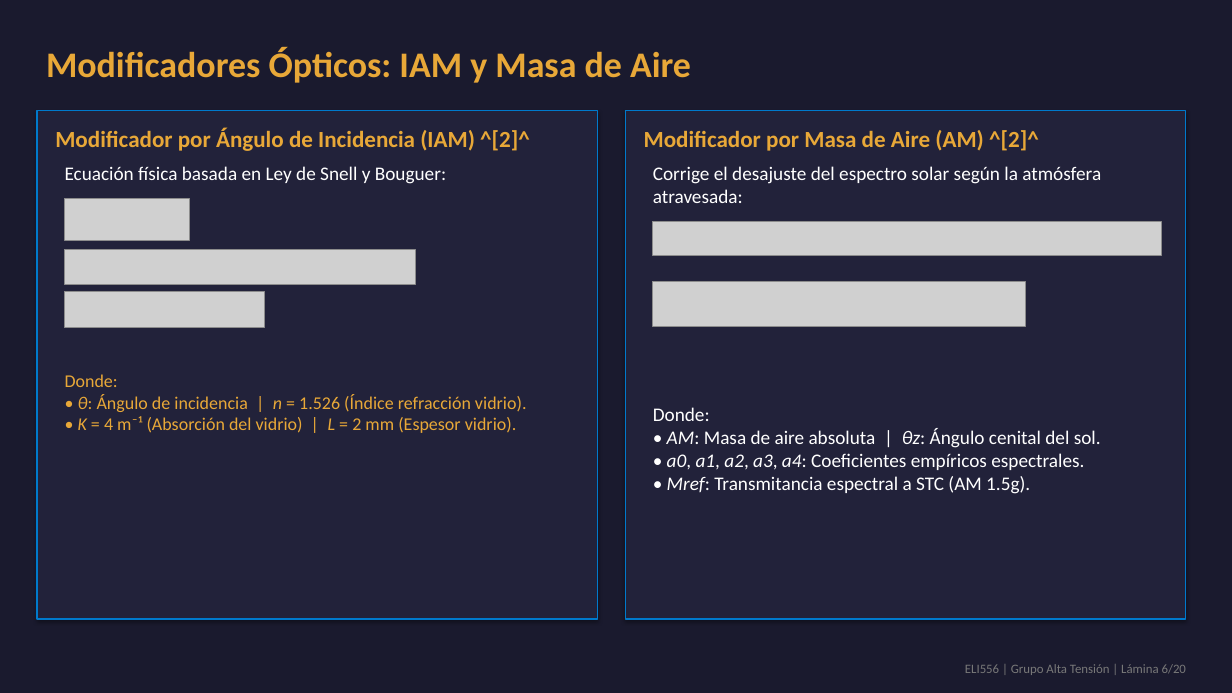
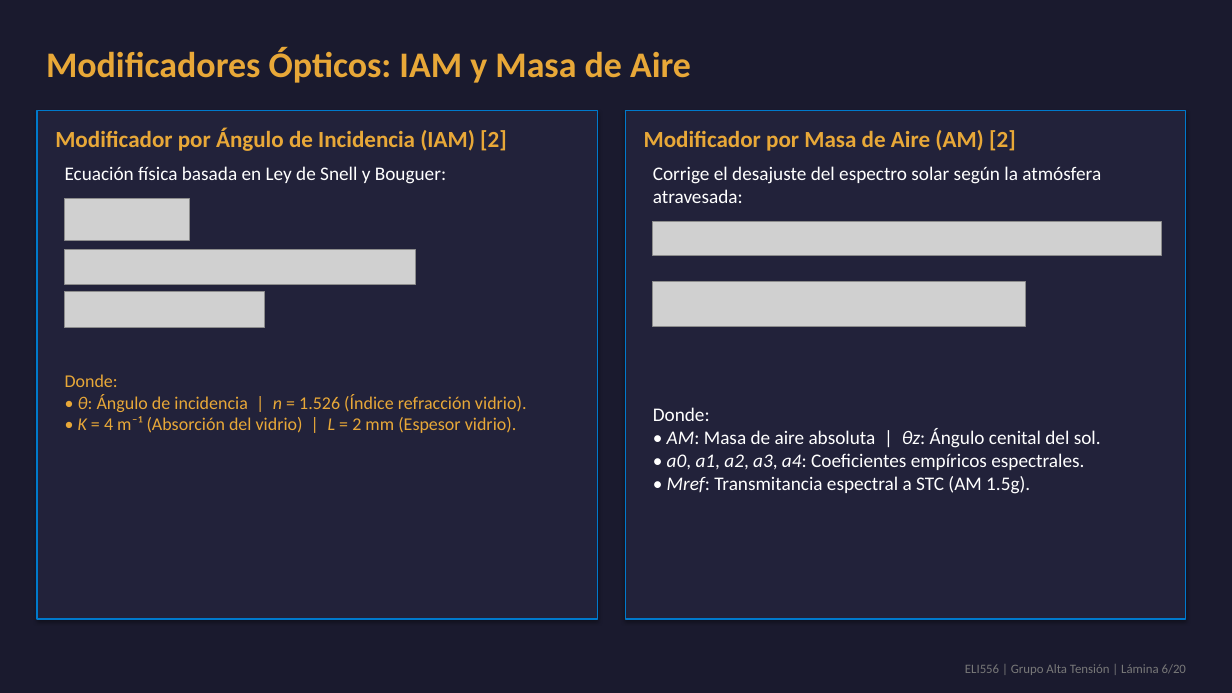
Before and after one commit to theChosen16/t2-paneles, a slide deck: slide 6 of output/Presentacion_Final_ELI556_Atacama.pptx. Drawn at 1232x693 pixels with LibreOffice and Linux fonts; fonts in the diff are those of the drawing; grey boxes stand for pictures. Boxes give left, top, right and bottom in pixels: in the first picture for what was removed or moved away, otherwise in the second. Text is boxed around its words. In the diff, an @@ line names an element or a change of style, - is before the commit and + after.

```diff
--- a/output/Presentacion_Final_ELI556_Atacama.pptx
+++ b/output/Presentacion_Final_ELI556_Atacama.pptx
@@ text at [55, 128, 507, 151]: text changed @@
-Modificador por Ángulo de Incidencia (IAM) ^[2]^
+Modificador por Ángulo de Incidencia (IAM) [2]
@@ text at [644, 130, 1016, 151]: text changed @@
-Modificador por Masa de Aire (AM) ^[2]^
+Modificador por Masa de Aire (AM) [2]
```
Also in this commit, not shown: 14 other slides changed, 6 other files.
